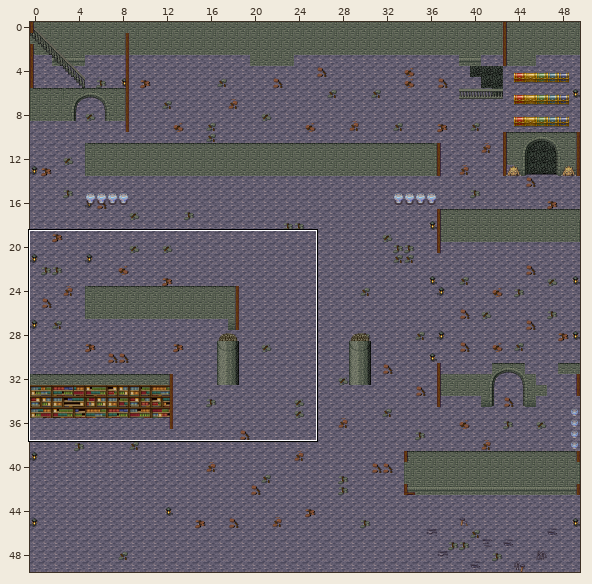
Tiled map, stored at OutOfGameAssets/TiledFiles/Temple of Azyre int.tmx. The picture above shows the old version from afar; the outline marks the close-up.
Close-up. The starting point:
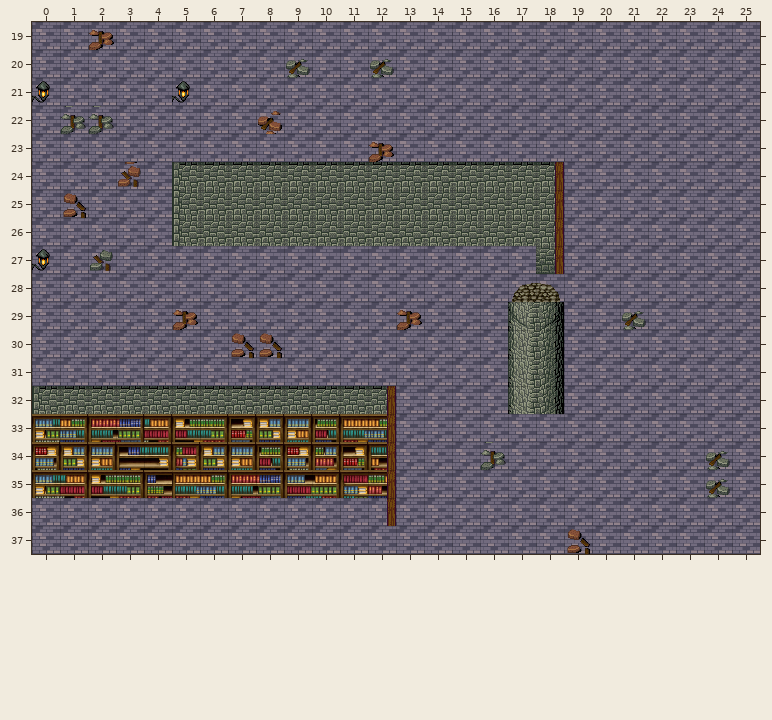
Cells are 32x32 px. Shown: x 0..25, y 19..37. The commit also changed other parts of the map, which this record leaves out. Not drawn, because the pictures are missing: unchanged layers "Above", "Collision".
After:
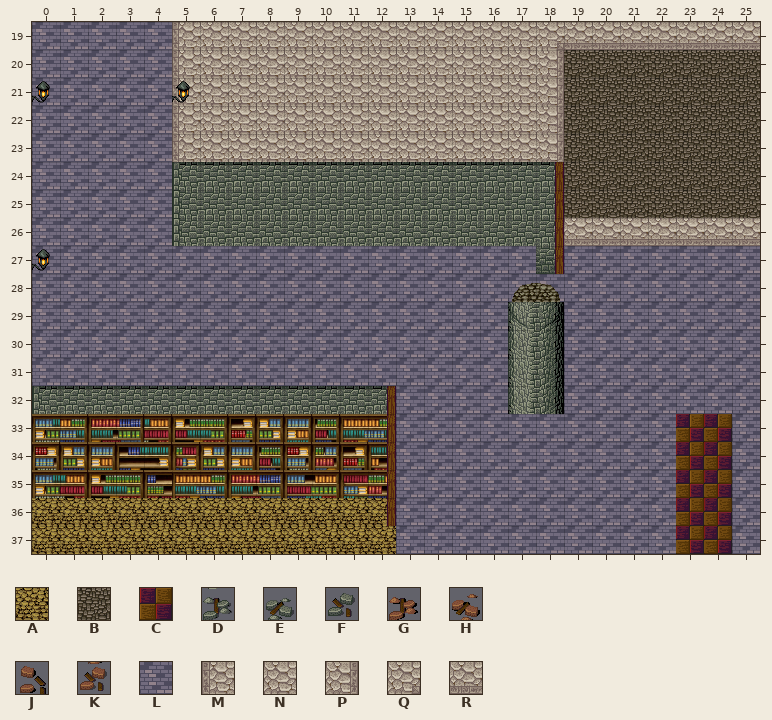
Key: from "Inq XP MT- Medieval Town1": A 10, B 11, C 15; from "Inq XP MT- Medieval Town4": D 1024, E 1025, F 1032; from "Inq XP MT- Medieval Town4 see": G 958, H 959, J 966, K 967; from "build_atlas": L 484; from "magecity_0": M 80, N 81, P 82, Q 84, R 89.
_ is an empty cell.
Diff:
Layer "Ground":
y 19: x 5..25 LLLLLLLLLLLLLLLLLLLLL -> MNNNNNNNNNNNNQRRRRRRR
y 20..23: x 5..25 LLLLLLLLLLLLLLLLLLLLL -> MNNNNNNNNNNNNPBBBBBBB
y 24..25: x 19..25 LLLLLLL -> BBBBBBB
y 26: x 19..25 LLLLLLL -> RRRRRRR
y 33..35: x 23..24 LL -> CC
y 36..37: x 0..12 LLLLLLLLLLLLL -> AAAAAAAAAAAAA; x 23..24 LL -> CC
Layer "rubble" (now hidden):
y 19: x 2 G -> _
y 20: x 9 E -> _; x 12 E -> _
y 22: x 1..2 DD -> __; x 8 H -> _
y 23: x 12 G -> _
y 24: x 3 K -> _
y 25: x 1 J -> _
y 27: x 2 F -> _
y 29: x 5 G -> _; x 13 G -> _; x 21 E -> _
y 30: x 7..8 JJ -> __
y 34: x 16 D -> _; x 24 E -> _
y 35: x 24 E -> _
y 37: x 19 J -> _
